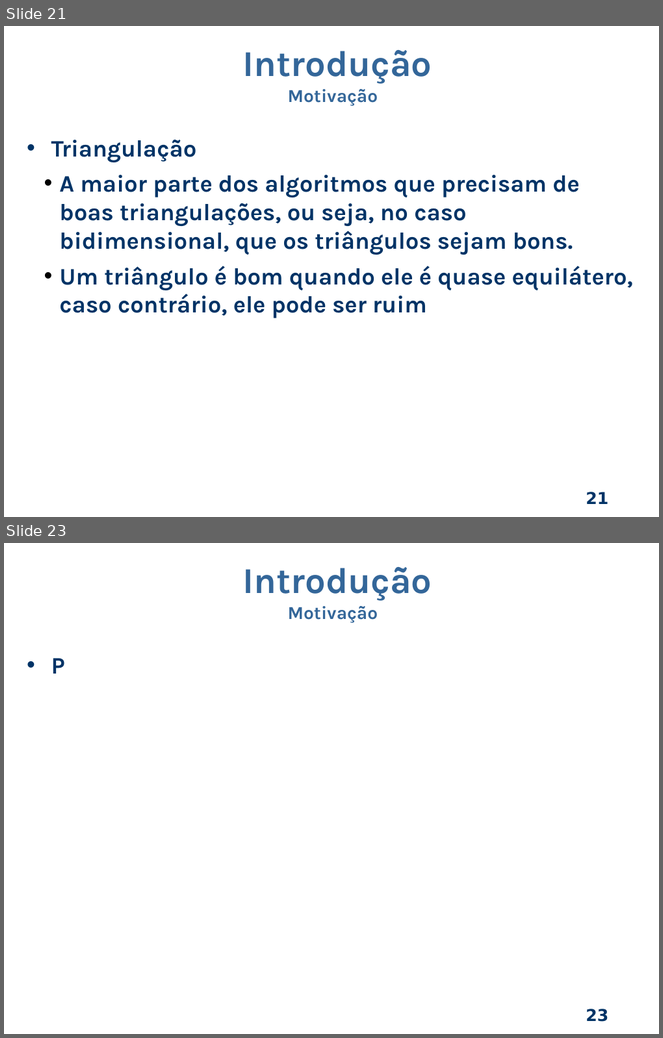
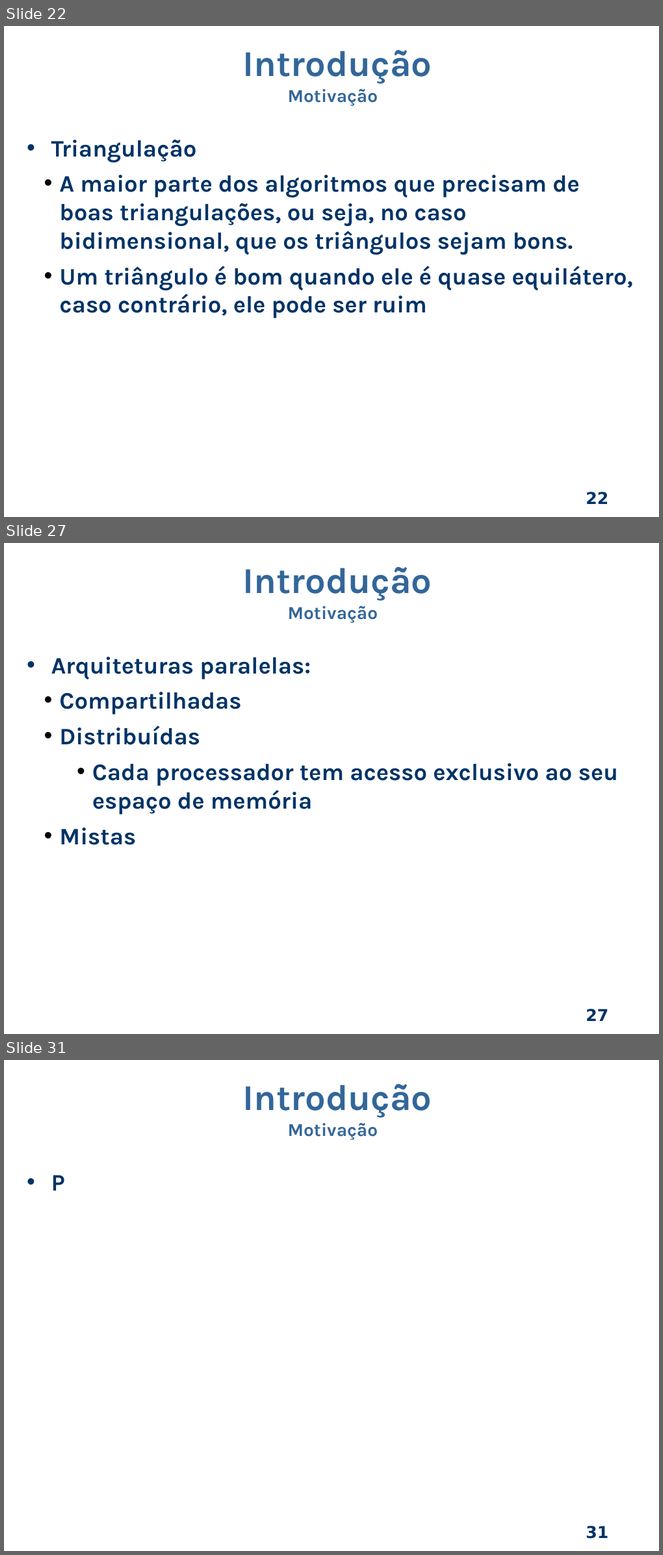
Before and after one commit to dant25/pre-proposta, a slide deck: apresentação/Apresentacao pre.odp. Shown one above the other, each under a label of ours: slides 21 and 23 before the commit, slides 22, 27 and 31 after it; the slides between them are not shown. The pictures are 663x1038 and 663x1555 pixels, drawn with LibreOffice and Linux fonts; fonts in the diff are those of the drawing; background and template pictures are left out. Boxes give left, top, right and bottom in pixels: in the first picture for what was removed or moved away, otherwise in the second. Text is boxed around its words. In the diff, an @@ line names an element or a change of style, - is before the commit and + after.

```diff
--- a/apresentação/Apresentacao pre.odp
+++ b/apresentação/Apresentacao pre.odp
@@ slide 27 added at [4, 543, 659, 1034], background picture (left out); not listed: 1 template element that a slide beside it also shows @@
@@ text added at [243, 567, 432, 623], 40 pt, text #336699, bold @@
+Introdução
+Motivação
@@ text added at [51, 657, 618, 845], 26 pt, text #003366, bold @@
+• Arquiteturas paralelas:
+  • Compartilhadas
+  • Distribuídas
+    • Cada processador tem acesso exclusivo ao seu espaço de memória
+  • Mistas
@@ what was slide 21 is now slide 22 @@
@@ page number at [586, 492, 608, 504]: text changed @@
-21
+22
@@ what was slide 23 is now slide 31 @@
@@ page number at [586, 1526, 608, 1539]: text changed @@
-23
+31
```
Also in this commit, not shown: 3 slides changed, 6 other slides added, 4 other files.
